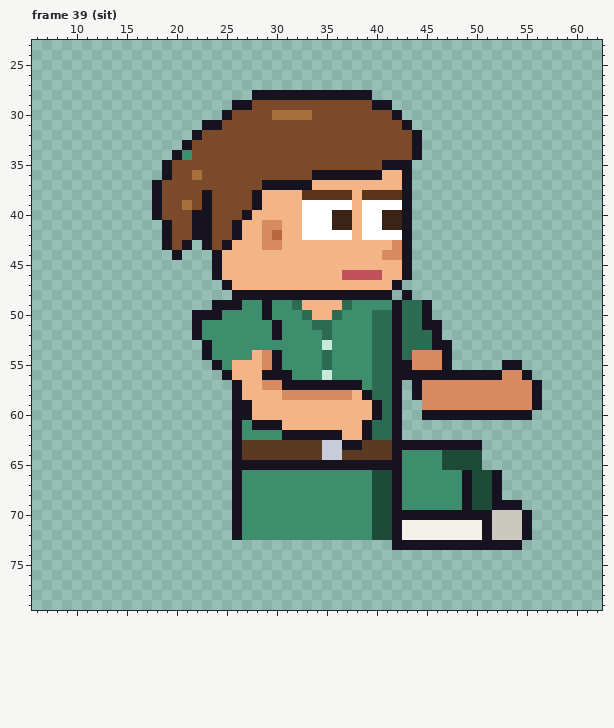
Pixel-art file -- sprites/clients/client_brandt_right_anim.aseprite. Above, as it was before the edit.
64x80 pixels, 129 frames. Shown: frame 39 (sit): x 6..62, y 23..79. The old version is drawn lined up with the new one. The commit also changed other frames, which this record leaves out.
After:
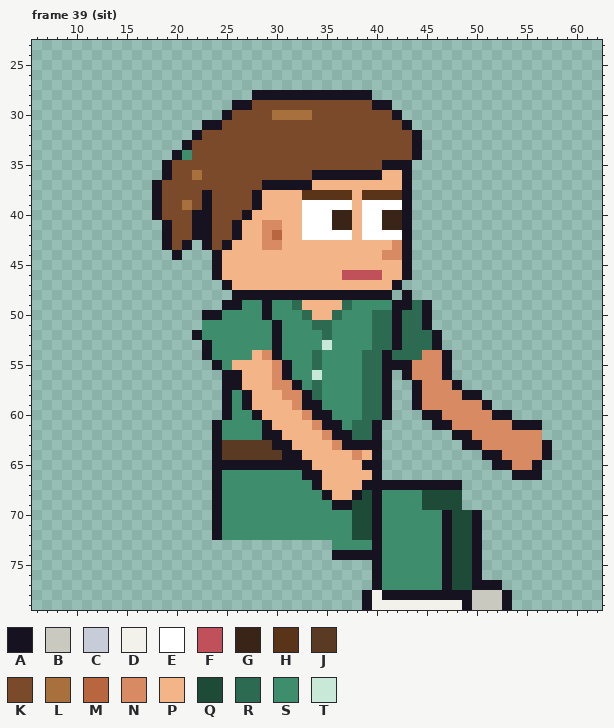
Palette (. is transparent): A #17121f  B #c9c9c0  C #c8ccd8  D #f2f2ea  E #ffffff  F #c0505a  G #3a2418  H #5a3418  J #5a3a22  K #7a4a2a  L #a8703c  M #b8663f  N #d88a62  P #f3b488  Q #1e4a38  R #2c6a52  S #3e8e6e  T #c8e8d8
Edits made:
whole drawing moved by +2,-6 (the old picture is shown already moved)
Frame 39 (sit):
y 49: x 24 A -> .; x 43 R -> A
y 50: x 22 A -> .
y 51: x 22 A -> .; x 46 A -> .
y 53: x 30 S -> A; x 47 A -> .
y 54: x 34..35 SR -> RS; x 39 S -> R; x 41..42 RA -> AR; x 44 N -> R
y 55: x 29..31 NAS -> PNA; x 34..35 SR -> RS; x 39 S -> R; x 41 R -> A; x 53..54 AA -> ..
y 56: x 26 P -> A; x 29..30 AA -> PN; x 34..35 ST -> TS; x 39 S -> R; x 41..42 RA -> A.; x 44..46 AAA -> NNN; x 48..55 AAAAANNA -> ........
y 57: x 25 . -> A; x 29 N -> P; x 31 A -> N; x 33..39 AAAAAAS -> SRSSSSR; x 41..42 RA -> A.; x 48..56 NNNNNNNNA -> A........
y 58: x 25..27 .AP -> ASA; x 33..39 NNNNNPA -> ARSSSSR; x 41..42 RA -> A.; x 49..56 NNNNNNNA -> AA......
y 59: x 25..26 .A -> AS; x 32..42 PPPPPPPPARA -> NAASSSSRRA.; x 44 . -> A; x 51..56 NNNNNA -> A.....
y 60: x 25..28 .AAP -> ASSA; x 33..42 PPPPPPPARA -> NAASSSRRA.; x 47..51 AAAAA -> NNNNN; x 54..55 AA -> ..
y 61: x 24..26 ..A -> ASS; x 28 A -> S; x 30 A -> P; x 34..42 PPPPPARRA -> NAASRRA..; x 46..56 ........... -> AANNNNNNAAA
y 62: x 24..26 ..A -> ASS; x 29..35 SSAAAAA -> AAPPPPN; x 37..42 PPARRA -> ARRA..; x 48..56 ......... -> AANNNNNNN
y 63: x 24..26 ..A -> AJJ; x 30..36 JJJJJCC -> AAPPPPN; x 39..48 JJJAAAAAAA -> AA........; x 51..57 ....... -> NNNNNNA
y 64: x 24..26 ..A -> AJJ; x 31..57 JJJJCCJJJJJASSSSQQQQ....... -> AAPPPPPNPA..........AANNNNA
y 65: x 24..25 .. -> AA; x 34..38 AAAAA -> PPPPP; x 41..50 AASSSSQQQQ -> ..........; x 52..56 ..... -> AANNA
y 66: x 24..26 ..A -> ASS; x 33..52 SSSSSSSQQASSSSSSAQQA -> AAPPPPPA............; x 54..56 ... -> AAA
y 67: x 24..26 ..A -> ASS; x 34..41 SSSSSSQQ -> APPPPAAA; x 43..52 SSSSSSAQQA -> AAAAAA....
y 68: x 24..26 ..A -> ASS; x 35..42 SSSSSQQA -> APPAQASS; x 45..52 SSSSAQQA -> QQQQ....
y 69: x 24..26 ..A -> ASS; x 36..42 SSSSQQA -> AAQQASS; x 45..54 SSSSAQQAAA -> QQQQ......
y 70: x 24..26 ..A -> ASS; x 38..46 SSQQAAAAA -> QQASSSSSS; x 48..49 AA -> QQ; x 51..55 ABBBA -> .....
y 71..72: x 24..26 ..A -> ASS; x 38..55 SSQQADDDDDDDDABBBA -> QQASSSSSSAQQA.....
y 73: x 36..46 ......AAAAA -> SSSSASSSSSS; x 48..49 AA -> QQ; x 51..54 AAAA -> ....
y 74: x 36..50 ............... -> AAAAASSSSSSAQQA
y 75..76: x 40..50 ........... -> ASSSSSSAQQA
y 77: x 40..52 ............. -> ASSSSSSAQQAAA
y 78: x 39..53 ............... -> ADAAAAAAAAABBBA
y 79: x 39..53 ............... -> ADDDDDDDDDABBBA
Pixel boxes of the changes (left, top, right, bottom) in both pictures:
changed: (192, 300, 552, 610)
